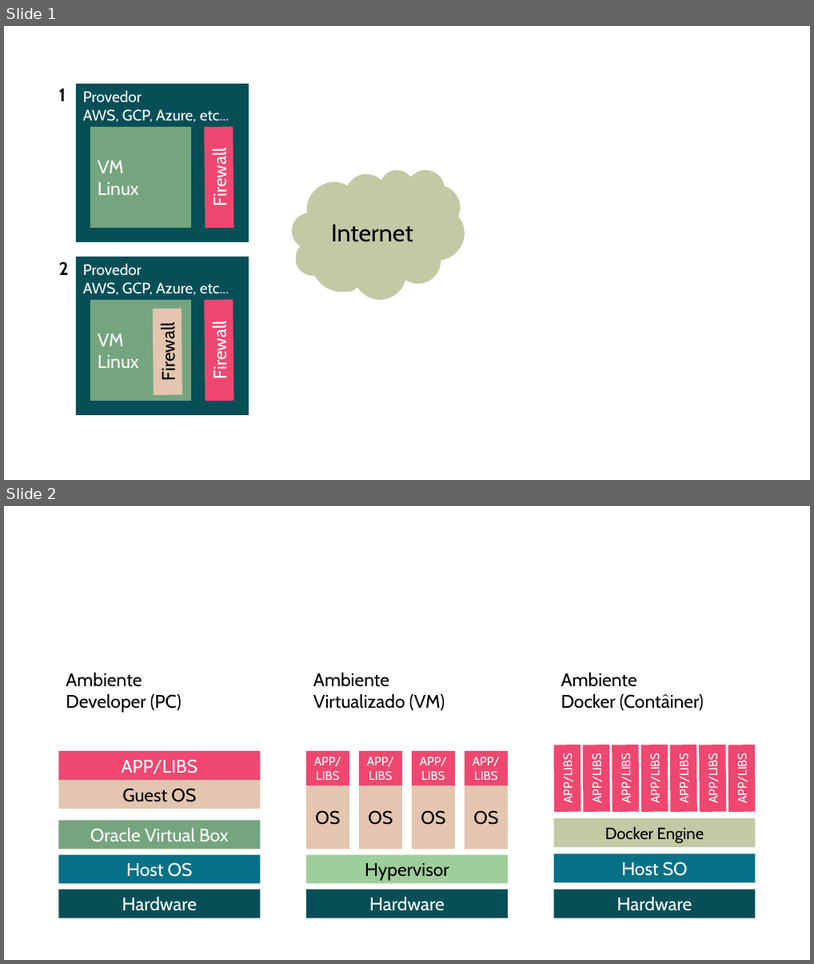
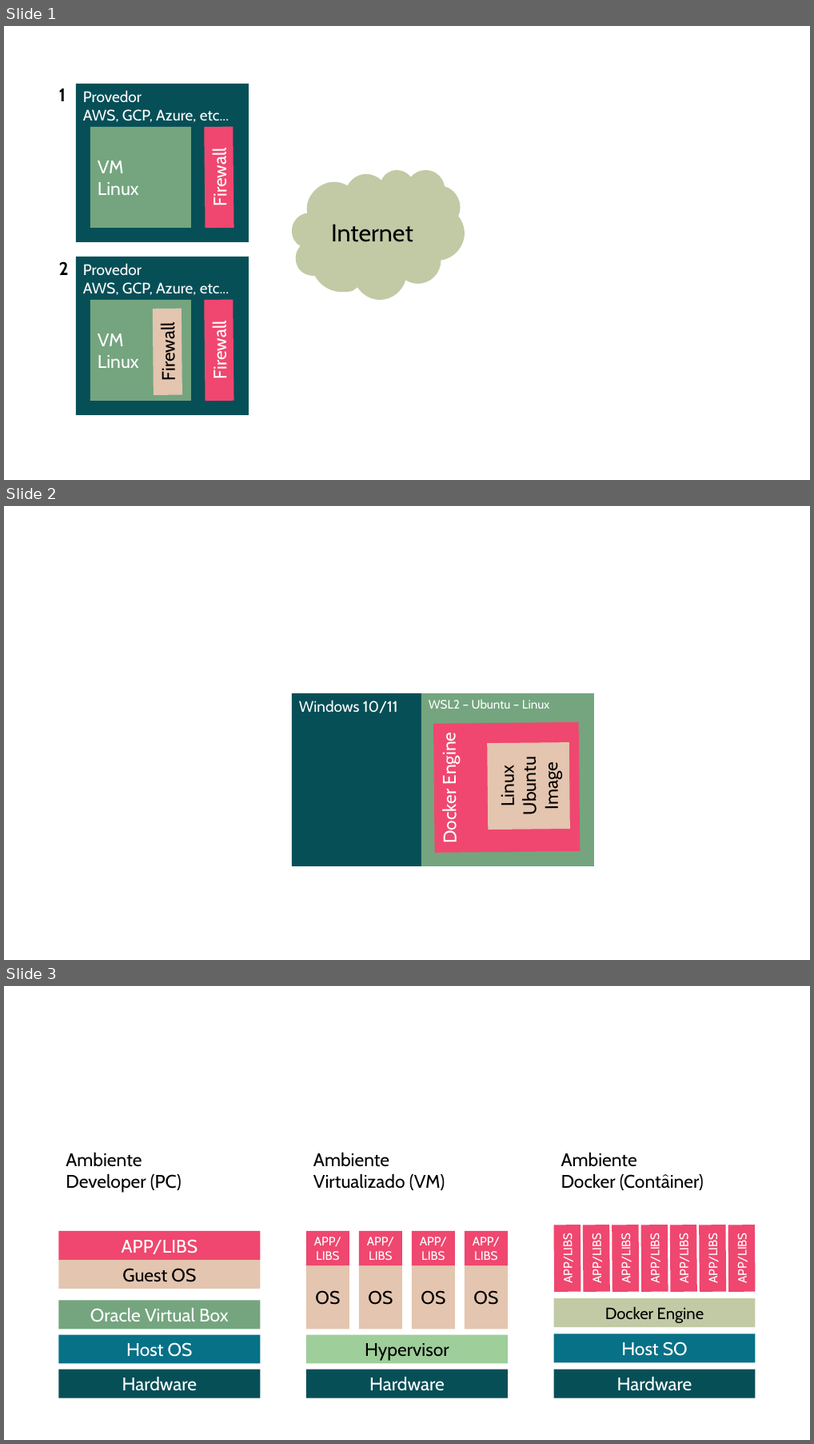
Before and after one commit to danielscarvalho/Insper-Data-Science-Deploy, a slide deck: img/img-aux.odp. Shown one above the other, each under a label of ours: slides 1 and 2 before the commit, slides 1, 2 and 3 after it. The pictures are 814x964 and 814x1444 pixels, drawn with LibreOffice and Linux fonts; fonts in the diff are those of the drawing. Boxes give left, top, right and bottom in pixels: in the first picture for what was removed or moved away, otherwise in the second. Text is boxed around its words. In the diff, an @@ line names an element or a change of style, - is before the commit and + after.

```diff
--- a/img/img-aux.odp
+++ b/img/img-aux.odp
@@ slide 2 added at (4, 506, 810, 960), background #FFFFFF @@
@@ rectangle added at (292, 693, 422, 866), fill #074F57, 15 pt, text #FFFFFF @@
+Windows 10/11
@@ rectangle added at (422, 693, 594, 866), fill #74A57F, 12 pt, text #FFFFFF @@
+WSL2 – Ubuntu – Linux
@@ rectangle added at (434, 722, 580, 852), fill #EF476F, 18 pt, text #FFFFFF @@
+Docker Engine
@@ rectangle added at (488, 742, 571, 829), fill #E4C5AF, 18 pt, text #000000 @@
+Linux
+Ubuntu
+Image
@@ what was slide 2 is now slide 3 @@
```
Also in this commit, not shown: 2 other files.
